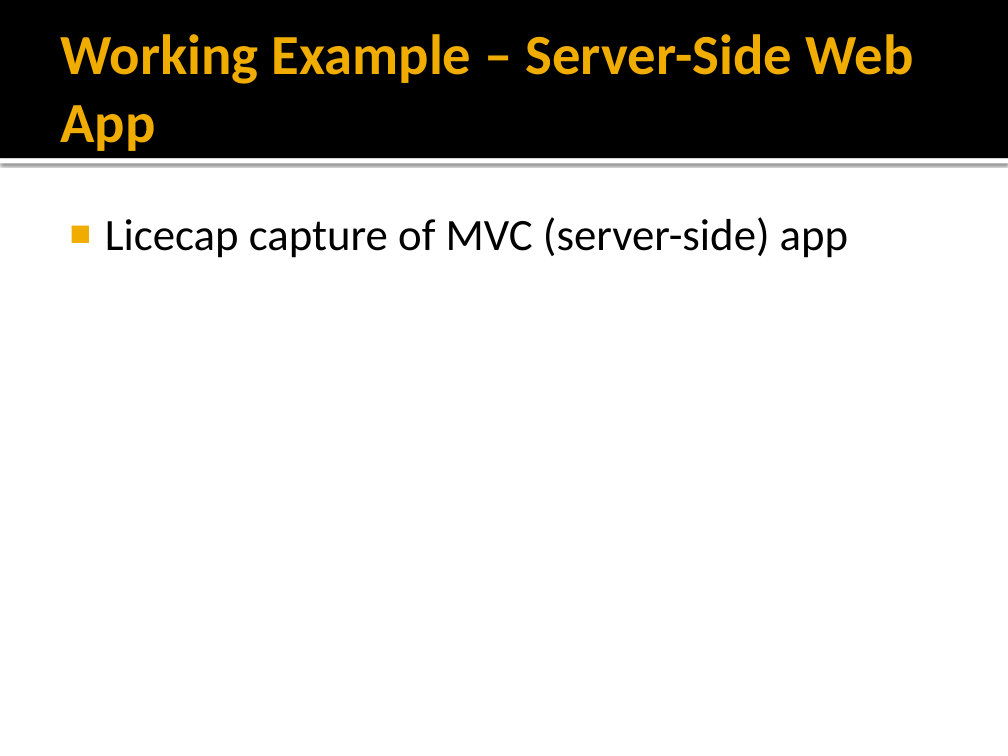
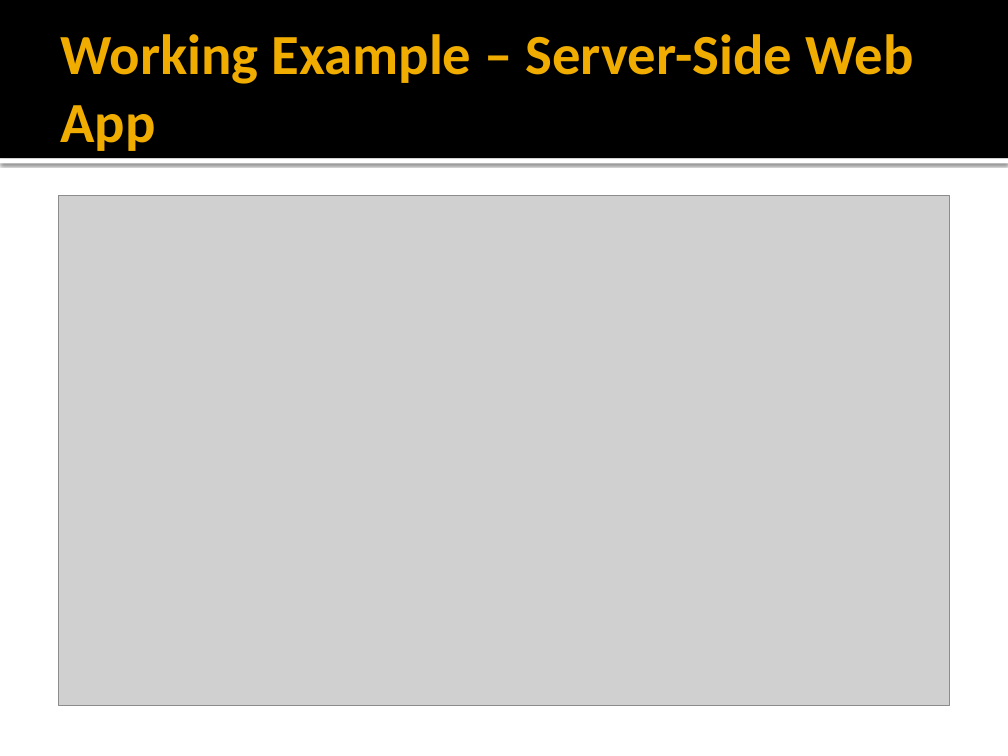
Before and after one commit to anibalvelarde/SSOExample, a slide deck: slide 16 of SSOPresentation/IAM_SSO.pptx. Drawn at 1008x756 pixels with LibreOffice and Linux fonts; fonts in the diff are those of the drawing; grey boxes stand for pictures. Boxes give left, top, right and bottom in pixels: in the first picture for what was removed or moved away, otherwise in the second. Text is boxed around its words. In the diff, an @@ line names an element or a change of style, - is before the commit and + after.

```diff
--- a/SSOPresentation/IAM_SSO.pptx
+++ b/SSOPresentation/IAM_SSO.pptx
@@ picture added at (58, 196, 950, 706) @@
@@ text removed at (105, 217, 849, 258) @@
-■ Licecap capture of MVC (server-side) app
```
Also in this commit, not shown: 2 other slides changed.
